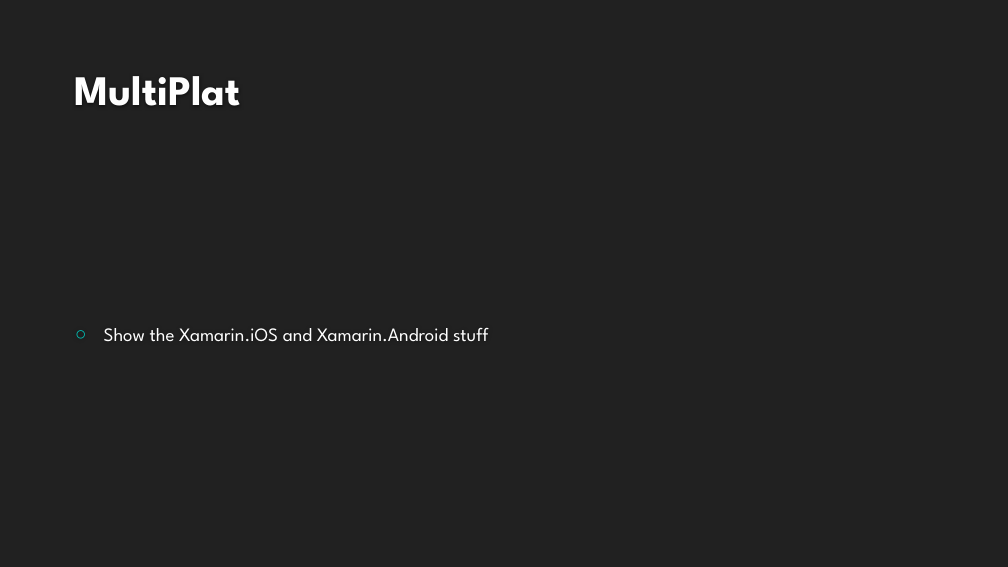
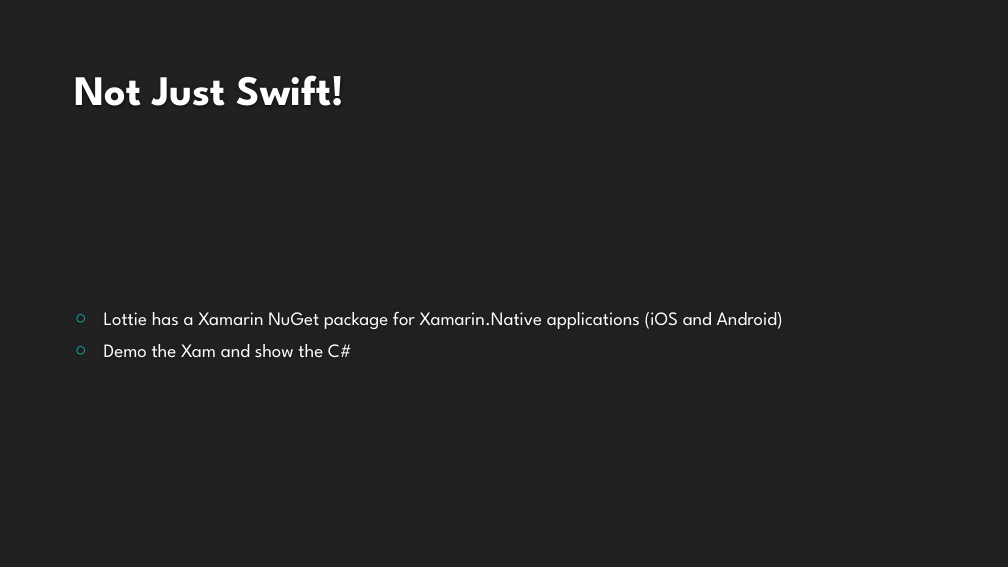
Before and after one commit to saamerm/Xamarin-Native-Forms-Swift-Lottie, a slide deck: slide 6 of Presentation.pptx (slide 14 before the commit). Drawn at 1008x567 pixels with LibreOffice and Linux fonts; fonts in the diff are those of the drawing; background and template pictures are left out. Boxes give left, top, right and bottom in pixels: in the first picture for what was removed or moved away, otherwise in the second. Text is boxed around its words. In the diff, an @@ line names an element or a change of style, - is before the commit and + after.

```diff
--- a/Presentation.pptx
+++ b/Presentation.pptx
@@ title at box(75, 75, 345, 106): text changed @@
-MultiPlat
+Not Just Swift!
@@ text at box(104, 312, 783, 357): text changed @@
-○ Show the Xamarin.iOS and Xamarin.Android stuff
+○ Lottie has a Xamarin NuGet package for Xamarin.Native applications (iOS and Android)
+○ Demo the Xam and show the C#
```
Also in this commit, not shown: 3 other slides changed, 3 slides added, 5 slides removed.
